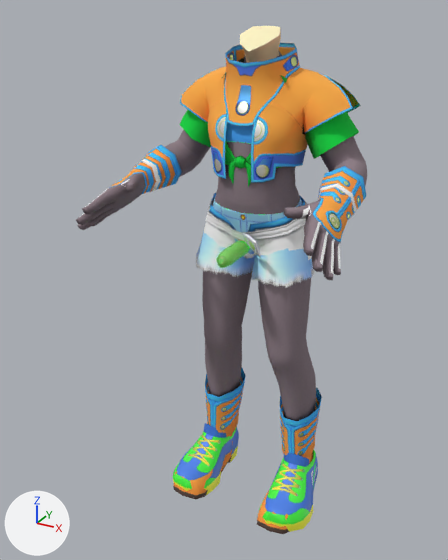
The glTF model data/chars/body_boy/body_togetherPlay.gltf: old version first, new version second.
The view is the same before and after, from a camera (50 mm lens) standing at (0.741, -1.598, 1.51) and looking at (-0.046, -0.168, 0.795). Arrows for +X, +Y and +Z are at lower left; the lights stay in place.

In view in the first picture: 'arms.kidder.gloves', 'body.boy', 'bottom.jorts.boy', 'bottom.kidder.jshorts', 'bottom.kidder.jshorts.belt', 'bottom.kidder.jshorts.under', 'foots.kidder.boots', 'foots.sneakers.boy', 'top.kidder.weskit', 'top.kidder.weskit.under', 'top.summer_shirt.boy'.
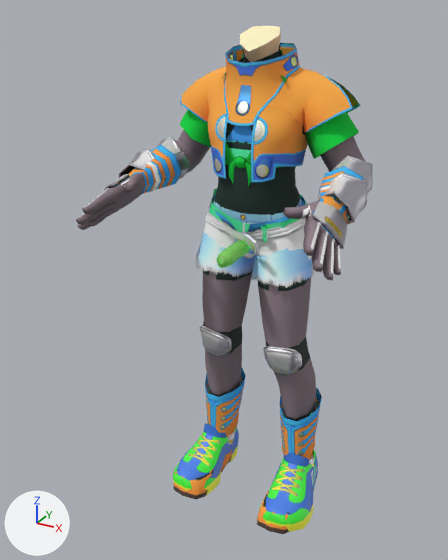
Commit message: added mage suit for boy

The edits, one by one:
Picture 'mage_n' (img_mage_n) is new.
Picture 'mage_m-mage_r' (img_mage_m_mage_r) is new.
Picture 'mage' (img_mage) is new.
Material 'mage.tex' (mat_mage_tex) is new.
Uses the picture img_mage.
Uses the picture img_mage_m_mage_r.
Uses the picture img_mage_n.
Mesh me_top_mage_top_boy is new.
It has 208 vertices, 374 faces and spans x -0.121..0.121, y -0.165..0.045, z 1.018..1.424.
It uses material mat_mage_tex.
Mesh me_top_mage_top_belts_boy is new.
It has 102 vertices, 102 faces and spans x -0.124..0.248, y -0.162..0.038, z 1.132..1.413.
It uses material mat_mage_tex.
Mesh me_foots_mage_boots_boy is new.
It has 224 vertices, 428 faces and spans x -0.229..0.229, y -0.234..0.072, z -0.005..0.335.
It uses material mat_mage_tex.
Mesh me_bottom_mage_shorts_boy is new.
It has 257 vertices, 452 faces and spans x -0.175..0.175, y -0.153..0.07, z 0.495..1.039.
It uses material mat_mage_tex.
Mesh me_bottom_mage_shorts_belt_boy is new.
It has 39 vertices, 39 faces and spans x -0.142..0.15, y -0.16..0.062, z 0.925..1.037.
It uses material mat_mage_tex.
Mesh me_arms_mage_gloves_boy is new.
It has 384 vertices, 712 faces and spans x -0.341..0.341, y -0.386..-0.02, z 0.984..1.17.
It uses material mat_mage_tex.
Object 'top.mage.top.boy' (ob_top_mage_top_boy) is new; it shows me_top_mage_top_boy.
Its location is (0.0, 0.0, 0.0).
Object 'top.mage.top.belts.boy' (ob_top_mage_top_belts_boy) is new; it shows me_top_mage_top_belts_boy.
Its location is (0.0, 0.0, 0.0).
Object 'foots.mage.boots.boy' (ob_foots_mage_boots_boy) is new; it shows me_foots_mage_boots_boy.
Its location is (0.0, 0.0, 0.0).
Object 'bottom.mage.shorts.boy' (ob_bottom_mage_shorts_boy) is new; it shows me_bottom_mage_shorts_boy.
Its location is (0.0, 0.0, 0.0).
Object 'bottom.mage.shorts.belt.boy' (ob_bottom_mage_shorts_belt_boy) is new; it shows me_bottom_mage_shorts_belt_boy.
Its location is (0.0, 0.0, 0.0).
Object 'arms.mage.gloves.boy' (ob_arms_mage_gloves_boy) is new; it shows me_arms_mage_gloves_boy.
Its location is (0.0, 0.0, 0.0).

Location of each change, (x1, y1, x2, y2) in pixels of the pictures (448 x 560 px):
'arms.mage.gloves.boy', added: after (104, 136, 373, 249)
'bottom.mage.shorts.boy', added: after (200, 188, 310, 375)
'top.mage.top.boy', added: after (218, 44, 299, 206)
'bottom.mage.shorts.belt.boy', added: after (210, 188, 306, 243)
'foots.mage.boots.boy', added: after (177, 385, 314, 514)
'top.mage.top.belts.boy', added: after (227, 50, 283, 158)
'top.kidder.weskit.under', unchanged, covered by the edit: before (165, 51, 367, 206); after (176, 129, 365, 173)
